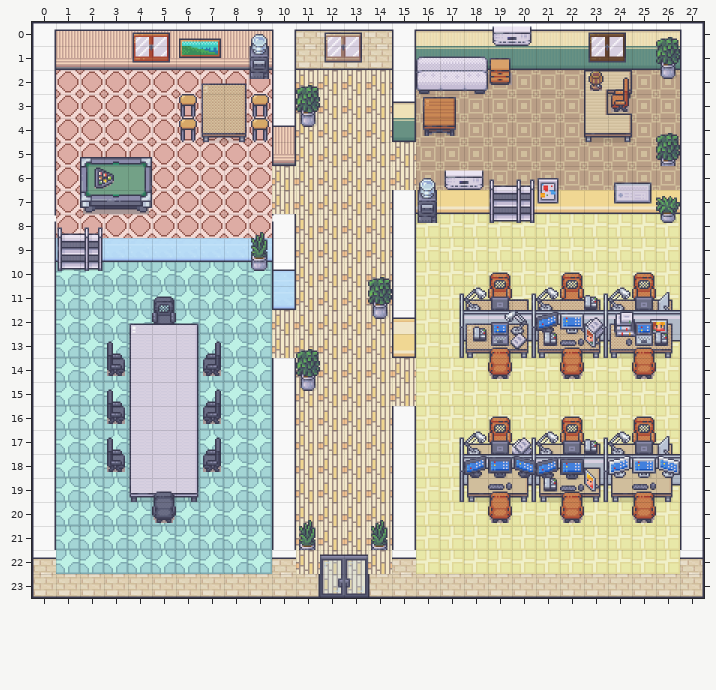
Two versions of a level (Tiled map (JSON), public/assets/map/Summer_10.json). The picture above was drawn from the file before the commit.
Cells are 32x32 px. Shown: x 0..27, y 0..23. Tiles whose own drawing changed are shown in their newer look in all pictures.
The same view after the edit:
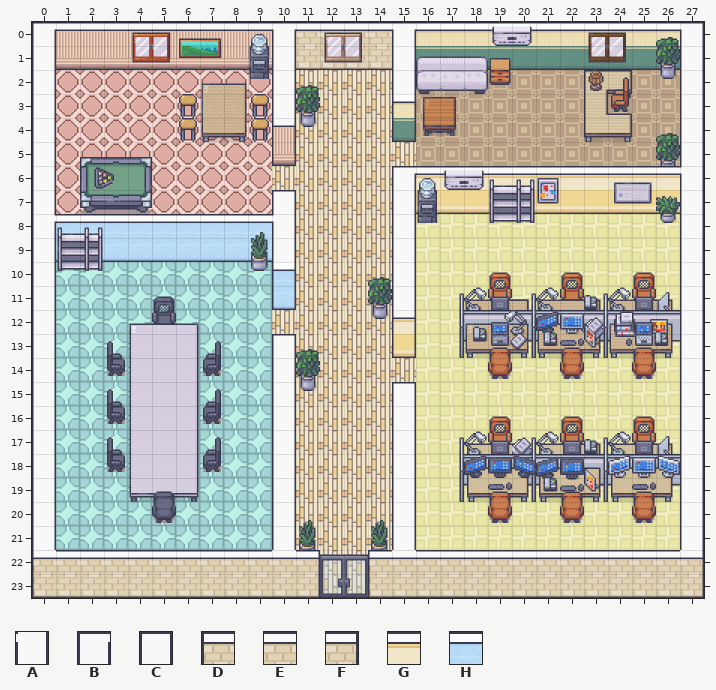
Key: from "FloorAndGround": A 25, B 28; from "FloorAndGround_origin": C 92, D 1056, E 1057, F 1058, G 1185, H 2103.
Objects are placed by their top-left corner, in cells (3,4 is the top-left corner of cell 3,4); size is 1x1 cell unless given.
What changed:
Layer "Wall":
added: G at 16,6
added: G at 17,6
added: G at 18,6
added: G at 19,6
added: G at 20,6
added: G at 21,6
added: G at 22,6
added: G at 23,6
added: G at 24,6
added: G at 25,6
added: G at 26,6
added: B at 15,6
added: A at 27,6
added: C at 10,7
added: H at 1,8
added: H at 2,8
added: H at 3,8
added: H at 4,8
added: H at 5,8
added: H at 6,8
added: H at 7,8
added: H at 8,8
added: H at 9,8
added: C at 10,13
added: C at 15,15
added: E at 16,22
added: E at 17,22
added: E at 18,22
added: E at 19,22
added: E at 20,22
added: E at 21,22
added: E at 22,22
added: E at 23,22
added: E at 24,22
added: E at 25,22
added: E at 26,22
added: E at 1,22
added: E at 2,22
added: E at 3,22
added: E at 4,22
added: E at 5,22
added: E at 6,22
added: E at 7,22
added: E at 8,22
added: E at 9,22
added: D at 14,22
added: F at 11,22
Where, in picture pixels (left, top, right, bottom), the same in both pictures:
added: (392, 166, 682, 190)
added: (56, 190, 296, 238)
added: (272, 334, 296, 358)
added: (392, 382, 416, 406)
added: (56, 550, 272, 574)
added: (296, 550, 320, 574)
added: (368, 550, 392, 574)
added: (416, 550, 680, 574)
